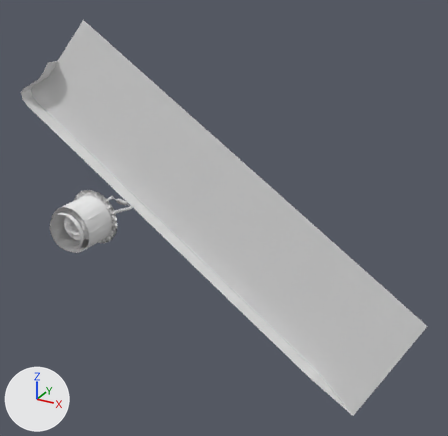
The OBJ model DarkChaos-Dev/gameitems/Primitive.LM_L_LH9_Parts.obj as it was, and as the next commit left it.
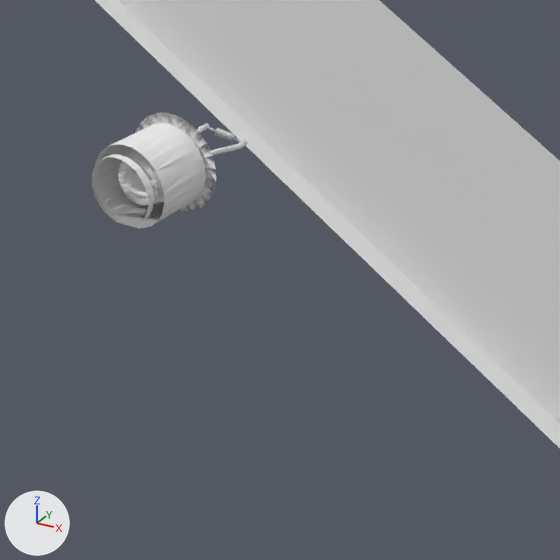
Old and new are each drawn whole from a 50 mm lens placed at (326.0, -294.0, 752.0), pointed at (226.0, -113.0, 662.0) and again close up on the part from 0% to 68% of the width and 30% to 99% of the height. Arrows for +X, +Y and +Z are at lower left; the lights stay in place. Where no turn or scale is listed for an object, it has been applied to the vertices. Vertices at the same position are counted once.

The first close-up shows 'LM_L_LH9_Parts'.
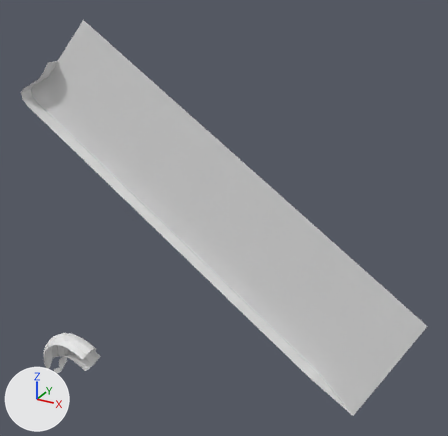
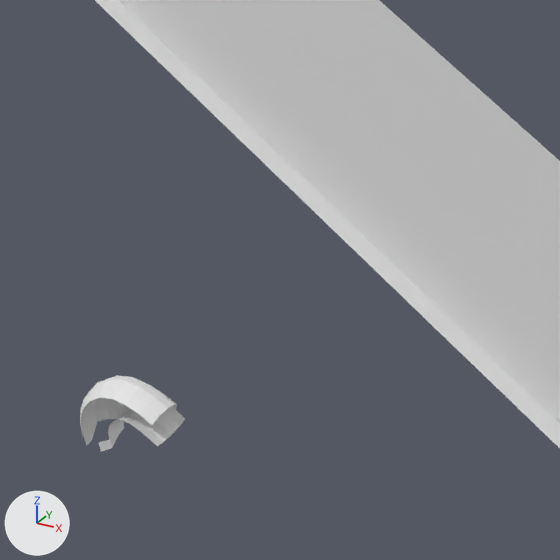
Changed parts and their boxes [x1, y1, x2, y2] in the close-ups (560 x 560 px):
'LM_L_LH9_Parts', reshaped: before [91, 0, 560, 448]; after [80, 0, 560, 452]
part 1 of me_lm_l_lh9_parts, added: after [80, 375, 185, 452]
part 2 of me_lm_l_lh9_parts, deleted: before [91, 112, 248, 228]

The change, as a list of edits to the scene's bpy script:
```text
Change me_lm_l_lh9_parts:
    used by ob_lm_l_lh9_parts; location = (0.0, 0.0, 0.0)
    remove me_lm_l_lh9_parts.from_pydata(...)  # 547 vertices, 878 faces; spans x 122.0..299.0, y -163.0..-98.0, z 580.0..725.0
    add me_lm_l_lh9_parts.from_pydata(...)  # 129 vertices, 200 faces; spans x 122.0..299.0, y -123.0..-98.0, z 565.0..725.0
    me_lm_l_lh9_parts part 1: a new loose piece of 110 vertices spanning x 132.0..161.0, y -123.0..-113.0, z 565.0..588.0
    me_lm_l_lh9_parts part 2: 6 loose pieces with 528 vertices, spanning x 187.0..206.0, y -163.0..-132.0, z 659.0..679.0, are deleted
    me_lm_l_lh9_parts part 3: the surface is now shaded flat
```
